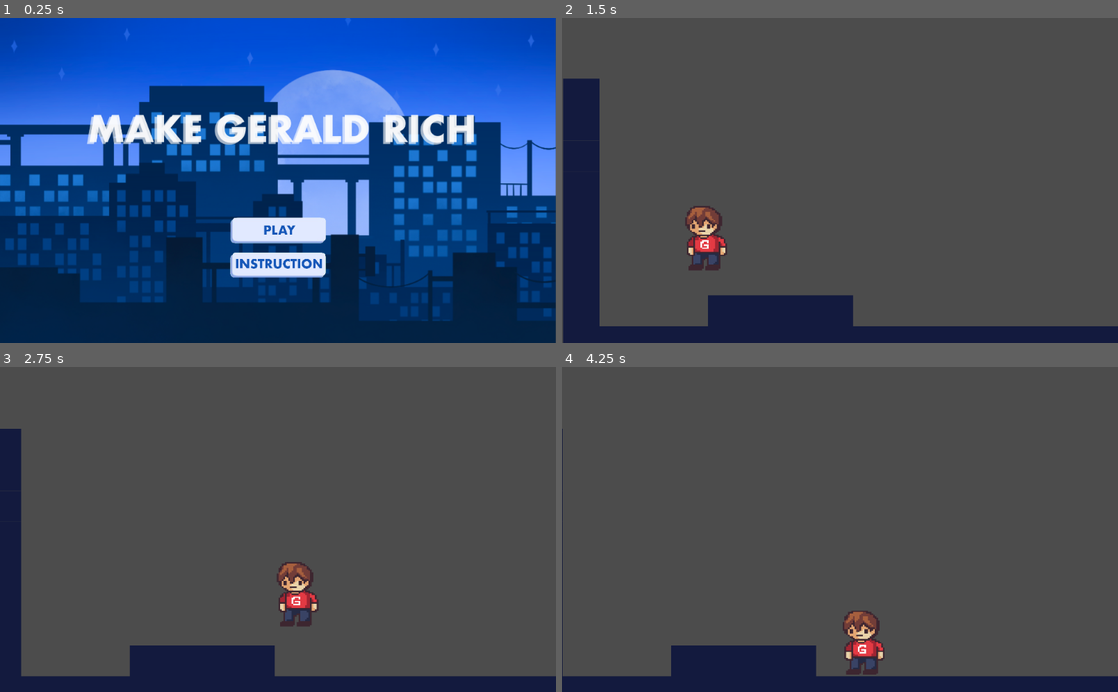
Above: before the commit, frames 1-4 (two rows, left to right).
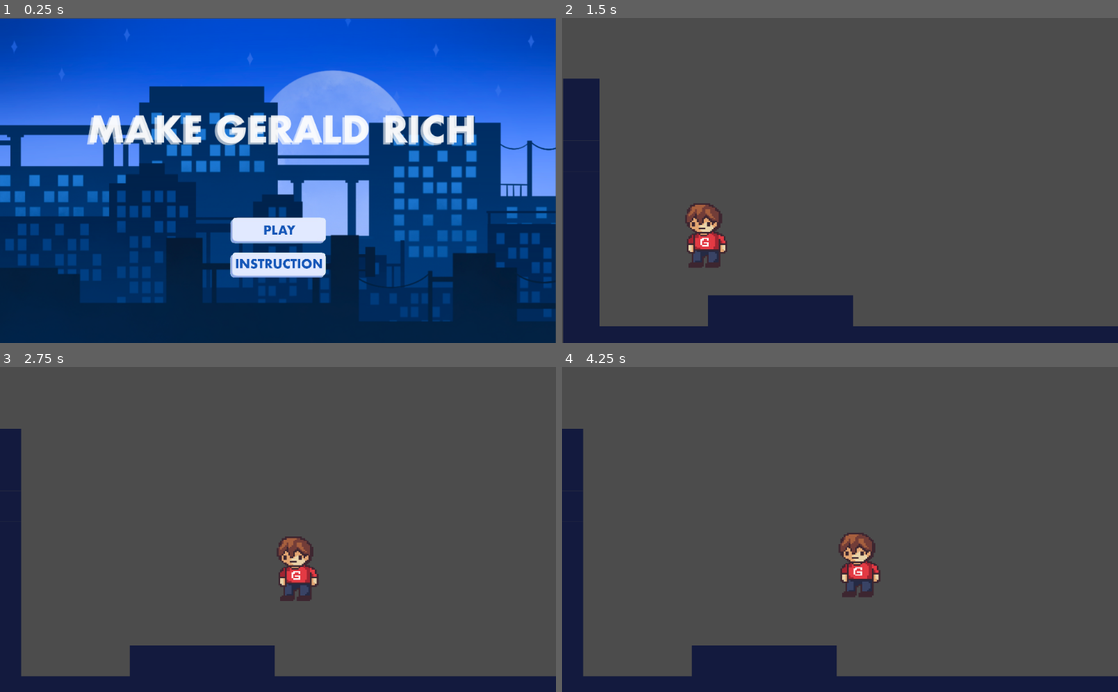
Above: after the commit, the same moments.

Repository: AndrewYeh1/Finance-game
Game: Godot game, scene res://Home/Home.tscn
Two runs of this game, one before a commit and one after it. Both use one fixed random seed, a clock stepped at 60 frames per second and the inputs below.
Inputs (mouse positions are in pixels of both pictures, inside the frame that each line leads up to):
- Up to frame 1 (0.25 s): no input
- Up to frame 2 (1.5 s): click (840, 229) at 0.5 s; move the mouse to (962, 164) at 1.27 s; hold Right (move_right) from 1.28 s (still down); hold Up (jump) from 1.28 s (still down)
- Up to frame 3 (2.75 s): keep holding Right (move_right); move the mouse to (166, 545) at 2.02 s; release Up (jump) at 2.03 s; tap Up (jump) at 2.1, 2.27, 2.57 s
- Up to frame 4 (4.25 s): move the mouse to (895, 458) at 2.77 s; release Right (move_right) at 2.78 s; hold Left (move_left) 2.78-3.53 s; hold Up (jump) 2.78-3.53 s; move the mouse to (812, 594) at 3.52 s; hold Right (move_right) from 3.53 s (still down); tap Up (jump) at 3.6, 3.77, 4.07 s

The runs differ from the first frame. In frame 1, 2.5% of the frame differs, in the area x 0-100%, y 0-94%; in frame 2, 0.6%; in frame 3, 1.6%; in frame 4, 5.8%, in the area x 0-58%, y 19-96%.

Commit message:
made player bouncing more fluid LOL!!!

Diff:
--- a/Home/Home.tscn
+++ b/Home/Home.tscn
@@ -8,12 +8,16 @@
 [ext_resource path="res://data/phonto.PNG" type="Texture" id=6]
 [ext_resource path="res://data/instructionButtonLight.png" type="Texture" id=7]
 [ext_resource path="res://data/instructionButton.PNG" type="Texture" id=8]
+[ext_resource path="res://Home/KinematicBody2D.gd" type="Script" id=9]
 
 [node name="Home" type="Node2D"]
 script = ExtResource( 2 )
 
-[node name="homeScreenBackground" type="Sprite" parent="."]
-position = Vector2( 512, 300.25 )
+[node name="KinematicBody2D" type="KinematicBody2D" parent="."]
+script = ExtResource( 9 )
+
+[node name="homeScreenBackground" type="Sprite" parent="KinematicBody2D"]
+position = Vector2( 512, 301.194 )
 scale = Vector2( 0.555314, 0.555556 )
 texture = ExtResource( 6 )
 
--- /dev/null
+++ b/Home/KinematicBody2D.gd
@@ -0,0 +1,16 @@
+extends KinematicBody2D
+
+# Declare member variables here. Examples:
+# var a: int = 2
+# var b: String = "text"
+
+
+# Called when the node enters the scene tree for the first time.
+func _ready() -> void:
+	pass # Replace with function body.
+
+
+# Called every frame. 'delta' is the elapsed time since the previous frame.
+#func _physics_process(delta):
+#	var velocity = Vector2(20, 0)
+#	velocity = move_and_slide(velocity)
--- a/Play/Play.tscn
+++ b/Play/Play.tscn
@@ -33,6 +33,7 @@
 
 [node name="player" parent="." instance=ExtResource( 1 )]
 position = Vector2( 274.341, 500.518 )
+gravity = 3000.0
 
 [node name="TileMap" type="TileMap" parent="."]
 tile_set = SubResource( 2 )
--- a/actors/player.gd
+++ b/actors/player.gd
@@ -32,10 +32,16 @@
 	var new_velocity: = linear_velocity
 	new_velocity.x = speed.x * direction.x
 	new_velocity.y += gravity * get_physics_process_delta_time()
+
 	if direction.y == -1.0:
 		new_velocity.y = speed.y * direction.y
-	if is_jump_interrupted:
-		new_velocity.y = 0.0
+
+	if new_velocity.y < 0:
+		if not Input.get_action_strength("jump"):
+			new_velocity.y += 20.0
+		else:
+			new_velocity.y -= 5.0
+
 	return new_velocity
 
 func calculate_stomp_velocity(linear_velocity: Vector2, impulse: float) -> Vector2:
Not shown: 1 places in Home/Home.tscn that only renumber resources
